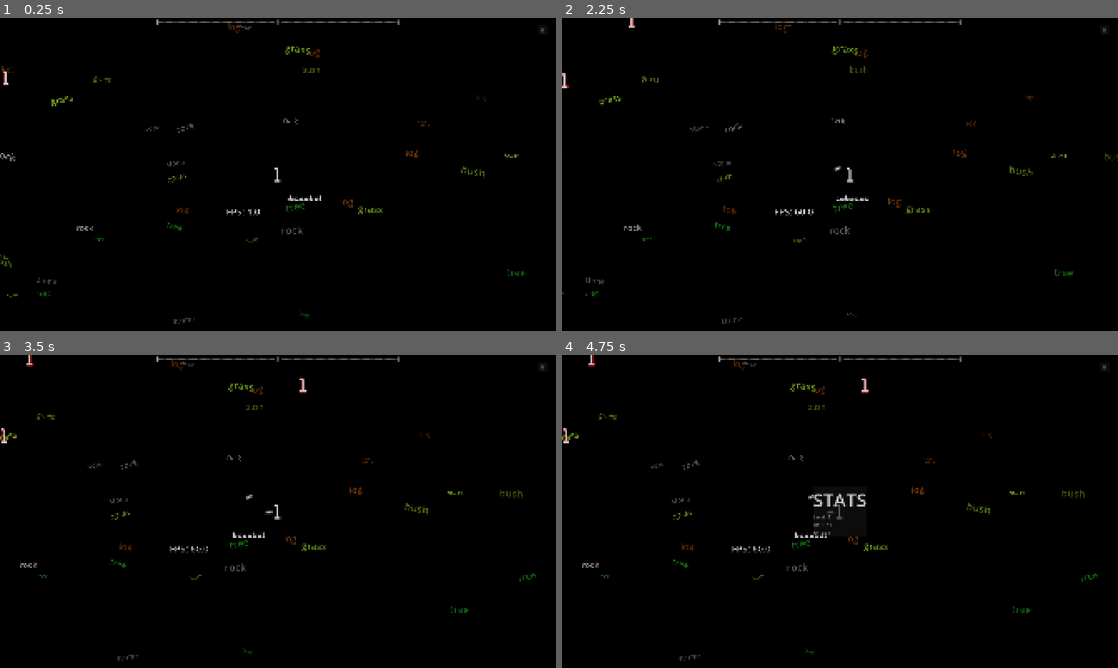
Above: before the commit, frames 1-4 (two rows, left to right).
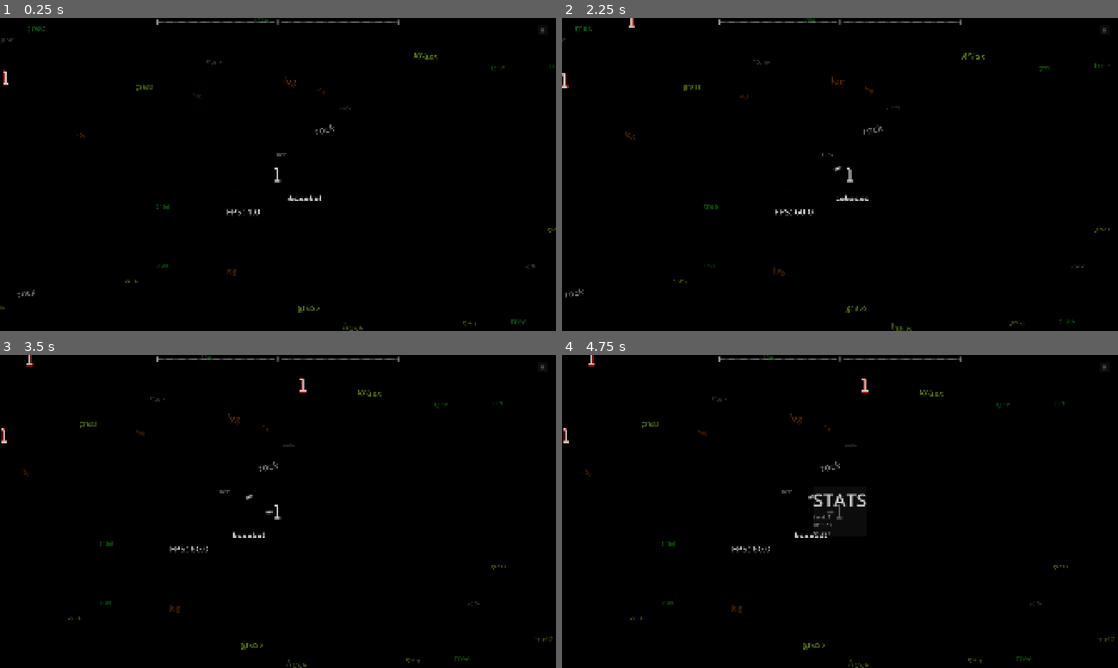
Above: after the commit, the same moments.

Repository: emon22830/KL20
Game: Godot game, scene res://src/main/main.tscn
Two runs of this game, one before a commit and one after it. Both use one fixed random seed, a clock stepped at 60 frames per second and the inputs below. The engine's default icon, where the game draws it, is replaced by a stand-in: a white triangle on a blue panel in a dark square.
Inputs (mouse positions are in pixels of both pictures, inside the frame that each line leads up to):
- Up to frame 1 (0.25 s): no input
- Up to frame 2 (2.25 s): click "II" at 0.5 s; click "Resume" at 1.25 s; tap Enter (ui_accept) at 2 s; move the mouse to (962, 158) at 2.02 s; hold D (move_right) from 2.03 s (still down); tap Shift (dash) at 2.1 s; click (962, 158) at 2.17 s
- Up to frame 3 (3.5 s): tap Enter (ui_accept) at 2.27 s; release D (move_right) at 2.75 s; drag from (166, 527) to (283, 511) at 2.77 s
- Up to frame 4 (4.75 s): move the mouse to (895, 442) at 3.52 s; hold A (move_left) 3.53-4.25 s; hold Tab (show_stats) 3.53-4.25 s; tap Enter (ui_accept) at 4.25 s; drag from (812, 574) to (673, 464) at 4.27 s

The runs differ from the first frame. In frame 1, 1.5% of the frame differs, in the area x 0-100%, y 0-100%; in frame 2, 1.4%; in frame 3, 1.3%; in frame 4, 1.3%.

Commit message:
better env spawner

Diff:
--- a/src/environment/environment_spawner.gd
+++ b/src/environment/environment_spawner.gd
@@ -1,4 +1,5 @@
 extends Node2D
+
 
 @export var prop_scene: PackedScene = preload("res://src/environment/environment_prop.tscn")
 
@@ -11,18 +12,21 @@
 	"[color=saddlebrown]log[/color]",
 ]
 
-@export var max_props: int = 40
+@export var max_props: int = 70
 @export var spawn_interval: float = 0.3
 
-@export var spawn_margin_x: float = 200.0
-@export var spawn_margin_y: float = 120.0
 
-@export var despawn_distance_multiplier: float = 1.5
+@export var spawn_margin: float = 400.0
+@export var despawn_extra: float = 200.0
+
+@export var min_prop_distance: float = 200.0
+@export var placement_attempts: int = 8
 
 @export var min_scale: float = 0.7
-@export var max_scale: float = 1.5
-@export var max_rotation_degrees: float = 15.0
-@export var min_brightness: float = 0.6
+@export var max_scale: float = 1.4
+@export var min_brightness: float = 0.45
+@export var max_brightness: float = 0.8
+@export var max_rotation_degrees: float = 12.0
 
 var spawn_timer: Timer
 
@@ -34,20 +38,13 @@
 	spawn_timer.timeout.connect(_on_spawn_timer_timeout)
 	add_child(spawn_timer)
 
-	fill_screen.call_deferred()
+	fill_area.call_deferred()
 
 
-func fill_screen() -> void:
+func fill_area() -> void:
 	if not is_instance_valid(GameManager.player):
 		return
-
-	var half_size: Vector2 = get_camera_half_size()
-	var outer_x: float = half_size.x + spawn_margin_x
-	var outer_y: float = half_size.y + spawn_margin_y
-
-	for i in max_props:
-		var offset := Vector2(randf_range(-outer_x, outer_x), randf_range(-outer_y, outer_y))
-		spawn(GameManager.player.global_position + offset)
+	top_up(false)
 
 
 func _on_spawn_timer_timeout() -> void:
@@ -55,30 +52,62 @@
 		return
 
 	despawn_far_props()
+	top_up(true)
 
-	if get_prop_count() < max_props:
-		spawn(random_spawn_position())
+
+func top_up(off_screen_only: bool) -> void:
+	var missing: int = max_props - get_prop_count()
+	for i in missing:
+		var spot = find_spawn_spot(off_screen_only)
+		if spot == null:
+			return
+		spawn(spot)
+
+
+func find_spawn_spot(off_screen_only: bool):
+	var player_pos: Vector2 = GameManager.player.global_position
+	var half_size: Vector2 = get_camera_half_size()
+	var radius: float = get_spawn_radius()
+
+	for attempt in placement_attempts:
+		var offset := Vector2.from_angle(randf() * TAU) * radius * sqrt(randf())
+		if off_screen_only and abs(offset.x) < half_size.x and abs(offset.y) < half_size.y:
+			continue
+		var spot: Vector2 = player_pos + offset
+		if is_spot_free(spot):
+			return spot
+	return null
+
+
+func is_spot_free(spot: Vector2) -> bool:
+	for prop in get_tree().get_nodes_in_group("environment_prop"):
+		if prop.global_position.distance_to(spot) < min_prop_distance:
+			return false
+	return true
 
 
 func spawn(spawn_position: Vector2) -> void:
 	var prop = prop_scene.instantiate()
 	prop.add_to_group("environment_prop")
 	prop.global_position = spawn_position
-	prop.scale = Vector2.ONE * randf_range(min_scale, max_scale)
+
+	var depth: float = randf()
+	prop.scale = Vector2.ONE * lerpf(min_scale, max_scale, depth)
+	var brightness: float = lerpf(min_brightness, max_brightness, depth)
+	prop.modulate = Color(brightness, brightness, brightness)
 	prop.rotation = deg_to_rad(randf_range(-max_rotation_degrees, max_rotation_degrees))
-	var brightness: float = randf_range(min_brightness, 1.0)
-	prop.modulate = Color(brightness, brightness, brightness)
+
 	prop.get_node("Sprite").text = prop_texts.pick_random()
 	add_child(prop)
 
 
 func despawn_far_props() -> void:
 	var player_pos: Vector2 = GameManager.player.global_position
-	var half_size: Vector2 = get_camera_half_size()
-	var max_distance: float = (half_size + Vector2(spawn_margin_x, spawn_margin_y)).length() * despawn_distance_multiplier
+	var max_distance: float = get_spawn_radius() + despawn_extra
 
 	for prop in get_tree().get_nodes_in_group("environment_prop"):
 		if prop.global_position.distance_to(player_pos) > max_distance:
+			prop.remove_from_group("environment_prop")
 			prop.queue_free()
 
 
@@ -86,26 +115,8 @@
 	return get_tree().get_nodes_in_group("environment_prop").size()
 
 
-func random_spawn_position() -> Vector2:
-	var player_pos: Vector2 = GameManager.player.global_position
-	var half_size: Vector2 = get_camera_half_size()
-
-	var outer_x: float = half_size.x + spawn_margin_x
-	var outer_y: float = half_size.y + spawn_margin_y
-
-	var offset := Vector2.ZERO
-
-	match randi() % 4:
-		0:
-			offset = Vector2(randf_range(-outer_x, outer_x), -outer_y)
-		1:
-			offset = Vector2(randf_range(-outer_x, outer_x), outer_y)
-		2:
-			offset = Vector2(-outer_x, randf_range(-outer_y, outer_y))
-		3:
-			offset = Vector2(outer_x, randf_range(-outer_y, outer_y))
-
-	return player_pos + offset
+func get_spawn_radius() -> float:
+	return get_camera_half_size().length() + spawn_margin
 
 
 func get_camera_half_size() -> Vector2:
--- a/src/environment/environment_spawner.tscn
+++ b/src/environment/environment_spawner.tscn
@@ -1,6 +1,6 @@
-[gd_scene format=3]
+[gd_scene format=3 uid="uid://pn134c5y4jsw"]
 
-[ext_resource type="Script" path="res://src/environment/environment_spawner.gd" id="1_envspawn"]
+[ext_resource type="Script" uid="uid://caaot3ob0miio" path="res://src/environment/environment_spawner.gd" id="1_envspawn"]
 
-[node name="EnvironmentSpawner" type="Node2D"]
+[node name="EnvironmentSpawner" type="Node2D" unique_id=581266551]
 script = ExtResource("1_envspawn")
